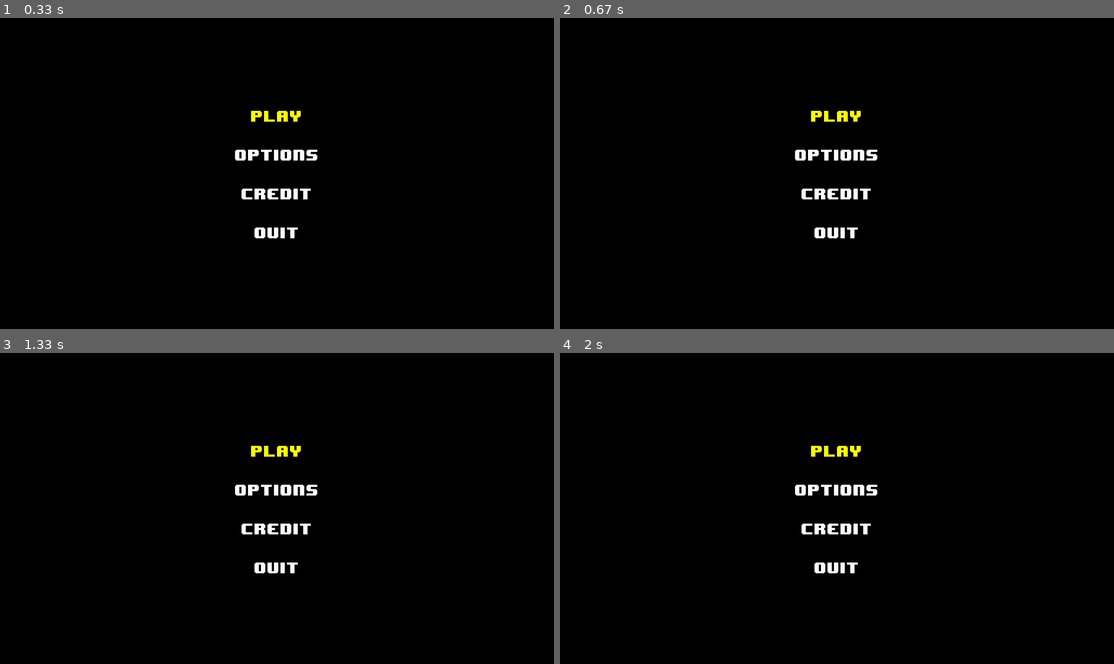
Above: before the commit, frames 1-4 (two rows, left to right).
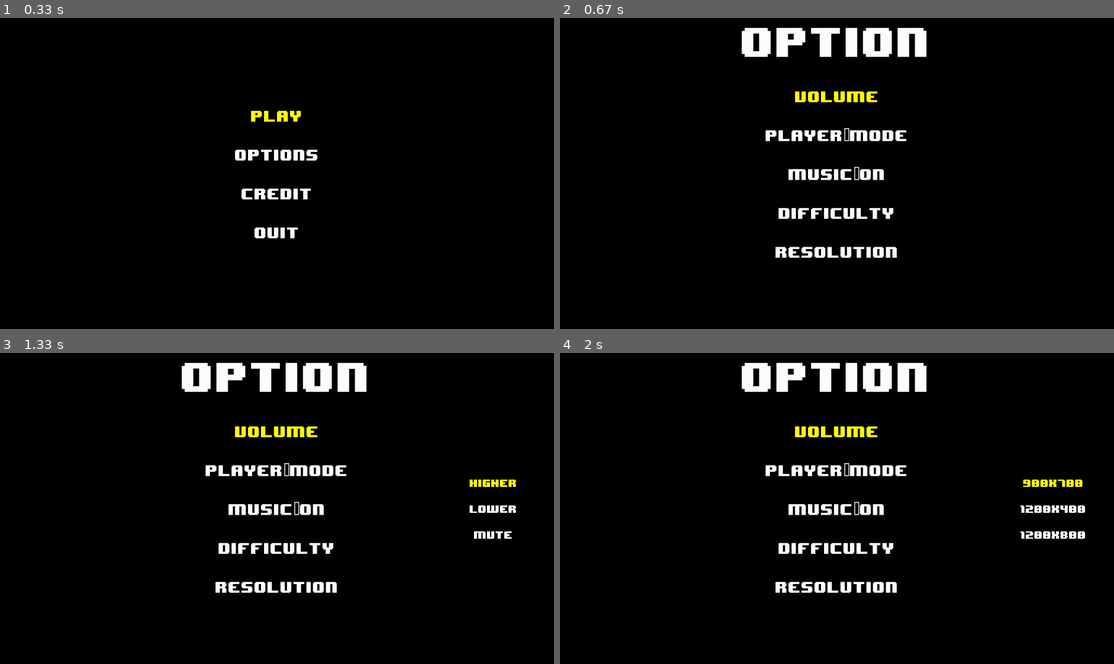
Above: after the commit, the same moments.

Repository: MohammadDallash/Gobblet-Ai-PYgame
Game: pygame game, started from main.py
Same seed, same stepped clock (60 frames per second), same inputs: the game is played once before the commit and once after it.
Inputs (mouse positions are in pixels of both pictures, inside the frame that each line leads up to):
- Up to frame 1 (0.33 s): no input
- Up to frame 2 (0.67 s): press the mouse at (837, 154) at 0.37 s; move the mouse to (897, 161) at 0.47 s; release the mouse at (964, 167) at 0.6 s
- Up to frame 3 (1.33 s): press the mouse at (277, 545) at 0.7 s; move the mouse to (299, 486) at 0.8 s; release the mouse at (326, 427) at 0.93 s; press the mouse at (493, 520) at 1.03 s; move the mouse to (404, 477) at 1.13 s; release the mouse at (315, 436) at 1.27 s
- Up to frame 4 (2 s): tap Enter at 1.33 s; press the mouse at (837, 586) at 1.7 s; move the mouse to (814, 586) at 1.8 s; release the mouse at (792, 589) at 1.93 s

Frame 1 is identical in both runs. In frame 2, 5.8% of the frame differs, in the area x 32-67%, y 3-78%; in frame 3, 6.2%; in frame 4, 6.5%, in the area x 32-95%, y 3-78%.

Commit message:
add option

Diff:
--- a/game.py
+++ b/game.py
@@ -172,3 +172,7 @@
 
             if pygame.mouse.get_pressed()[0]:  # left click
                self.actions["LEFT_MOUSE_KEY_PRESS"] = True
+    def window_resulotion(self, width, height):
+        self.DISPLAY_W, self.DISPLAY_H = width, height
+        self.display = pygame.Surface((self.DISPLAY_W, self.DISPLAY_H))
+        self.window = pygame.display.set_mode(((self.DISPLAY_W, self.DISPLAY_H)))
--- a/main.py
+++ b/main.py
@@ -1,4 +1,5 @@
 from game import Game
 g=Game()
 while g.running:
+
     g.game_loop()
--- a/states/credit.py
+++ b/states/credit.py
@@ -30,21 +30,6 @@
 
 
 
-        #         # List of contributors
-        # contributors = [
-        #             ("Leader", "Dallash"),
-        #             ("Developer", "Rana Hossny"),
-        #             ("Developer", "Sara Hossny"),
-        #         ]
-
-        # y_position = 100
-        # for role, name in contributors:
-        #     self.game.helper.draw_text(display,f'{role} : {name}',self.game.WHITE, 15, self.game.DISPLAY_W / 2, y_position)
-
-        #     y_position += 20
-
-
-
     def enter_state(self):
         super().enter_state()
 
--- /dev/null
+++ b/states/option.py
@@ -0,0 +1,152 @@
+
+from states.state import State
+
+from util.helpers import MenuGUI
+import pygame
+
+
+class Option(State):
+    def __init__(self, game):
+        State.__init__(self, game)
+        self.options_str = ['Volume', 'Player_Mode', 'Music_On', 'Difficulty', 'Resolution']
+        self.Volume_options = ['Higher', 'Lower', 'Mute']
+        self.Player_mode_options = ['Player to Player', 'Player to Computer', 'Computer t Computer']
+        self.Music_on_options = ['On', 'Off']
+        self.Difficulty_options = ['Easy', 'Hard']
+        self.Resolution_options = ['900x700', '1200x400', '1200x800']
+        self.volume='Higher'
+        self.PlayerMode='Player to Player'
+        self.Music='On'
+        self.Difficulty='Easy'
+        self.Resolution='900x700'
+
+        self.cur_option = 0
+        self.menuGUI = MenuGUI(self.game, self.options_str, self.cur_option, font_size=30, x_pos=self.game.DISPLAY_W / 2,
+                                justTxt=False)
+
+    def update(self, delta_time, actions):
+        self.cur_option = self.menuGUI.update_cur_opt(actions)
+        if actions['Esc']:
+            self.exit_state()
+
+        if actions['enter'] :
+            if self.cur_option == 0:
+                option_state=Option_select(self.game,self.Volume_options,'Volume_options',self)
+                option_state.enter_state()
+            elif self.cur_option == 1:
+                option_state=Option_select(self.game,self.Player_mode_options,"Player_mode_options",self)
+                option_state.enter_state()
+            elif self.cur_option == 2:
+                option_state=Option_select(self.game,self.Music_on_options,"Music_on_options",self)
+                option_state.enter_state()
+
+            elif self.cur_option == 3:
+                option_state=Option_select(self.game,self.Difficulty_options,"Difficulty_options",self)
+                option_state.enter_state()
+            elif self.cur_option == 4:
+                option_state=Option_select(self.game,self.Resolution_options,"Resolution_options",self)
+                option_state.enter_state()
+        if(actions['LEFT_MOUSE_KEY_PRESS']):
+            x,y=pygame.mouse.get_pos()
+            if self.menuGUI.mouse_collidepoint(x,y,0):
+                option_state=Option_select(self.game,self.Volume_options,'Volume_options',self)
+                option_state.enter_state()
+            if self.menuGUI.mouse_collidepoint(x,y,1):
+                option_state=Option_select(self.game,self.Player_mode_options,"Player_mode_options",self)
+                option_state.enter_state()
+            if self.menuGUI.mouse_collidepoint(x,y,2):
+                option_state=Option_select(self.game,self.Music_on_options,"Music_on_options",self)
+                option_state.enter_state()
+            if self.menuGUI.mouse_collidepoint(x,y,3):
+                option_state=Option_select(self.game,self.Difficulty_options,"Difficulty_options",self)
+                option_state.enter_state()
+            if self.menuGUI.mouse_collidepoint(x,y,4):
+                option_state=Option_select(self.game,self.Resolution_options,"Resolution_options",self)
+                option_state.enter_state()
+
+
+
+    def render(self, display):
+        display.fill(self.game.BLACK)
+        self.helper.draw_text(display, 'Option', self.game.WHITE, 80, self.game.DISPLAY_W / 2, 50)
+        self.menuGUI.render(display)
+    def enter_state(self):
+        super().enter_state()
+
+    def exit_state(self):
+        super().exit_state()
+    def set_music(self,val):
+        self.Music=val
+    def set_volume(self,val):
+        self.volume=val
+    def set_PlayerMode(self,val):
+        self.PlayerMode=val
+    def set_Difficulty(self,val):
+        self.Difficulty=val
+    def set_Resolutiony(self,val):
+        self.Resolution=val
+        x_str, y_str = self.Resolution.split('x')
+        x = int(x_str)
+        y = int(y_str)
+        self.game.window_resulotion(x,y)
+
+class Option_select(State):
+    def __init__(self, game, option, T, op):
+        State.__init__(self, game)
+
+        self.options_str = option
+        self.option_object = op
+        self.type = T  # Correct the assignment here
+
+        self.cur_option = self.get_choose()
+
+        self.menuGUI = MenuGUI(self.game, self.options_str, 0, font_size=20,
+                               x_pos=self.game.DISPLAY_W / 2 + 500, justTxt=False)
+
+    def get_choose(self):
+        if self.type == 'Volume_options':  # Correct the usage here
+            return self.options_str.index(self.option_object.volume)
+        elif self.type == 'Player_mode_options':
+            return self.options_str.index(self.option_object.PlayerMode)
+        elif self.type == 'Music_on_options':
+            return self.options_str.index(self.option_object.Music)
+        elif self.type == 'Difficulty_options':
+            return self.options_str.index(self.option_object.Difficulty)
+        elif self.type == 'Resolution_options':
+            return self.options_str.index(self.option_object.Resolution)
+    def set_choose(self):
+        if self.type == 'Volume_options':
+            self.option_object.set_volume(self.options_str[self.cur_option])
+        elif self.type == 'Player_mode_options':
+            self.option_object.set_PlayerMode(self.options_str[self.cur_option])
+        elif self.type == 'Music_on_options':
+            self.option_object.set_music(self.options_str[self.cur_option])
+        elif self.type == 'Difficulty_options':
+           self.option_object.set_Difficulty(self.options_str[self.cur_option])
+        elif self.type == 'Resolution_options':
+            self.option_object.set_Resolutiony(self.options_str[self.cur_option])
+
+    def update(self, delta_time, actions):
+        self.cur_option = self.menuGUI.update_cur_opt(actions)
+        if(actions['Esc']):
+           self.exit_state()
+        if(actions['enter']):
+            self.set_choose()
+            self.exit_state()
+        if(actions['LEFT_MOUSE_KEY_PRESS']):
+            x,y=pygame.mouse.get_pos()
+            if self.menuGUI.mouse_collidepoint(x,y,0) or self.menuGUI.mouse_collidepoint(x,y,1)or self.menuGUI.mouse_collidepoint(x,y,2)or self.menuGUI.mouse_collidepoint(x,y,0) :
+                self.set_choose()
+                self.exit_state()
+
+
+    def render(self,display):
+        self.menuGUI.render(display)
+
+
+
+    def enter_state(self):
+        super().enter_state()
+
+    def exit_state(self):
+        super().exit_state()
--- a/states/title.py
+++ b/states/title.py
@@ -2,6 +2,7 @@
 from states.credit import Credit
 from util.helpers import MenuGUI
 import pygame
+from states.option import Option
 
 
 
@@ -26,8 +27,8 @@
                 ## enter play state
                 pass
             elif (self.cur_option == 1):
-                ## enter options state
-                pass
+                option_state=Option(self.game)
+                option_state.enter_state()
             elif (self.cur_option == 2):
                 credit_state = Credit(self.game)
                 ##self.exit_state()## if we want to exit the tile state we woul un comment this but we want to keep them as we want to retrun back to them
@@ -43,9 +44,10 @@
         if(actions['LEFT_MOUSE_KEY_PRESS']):
             x,y=pygame.mouse.get_pos()
             if self.menuGUI.mouse_collidepoint(x,y,0):
-                pass
+                pass #using mouse in play state
             if self.menuGUI.mouse_collidepoint(x,y,1):
-                pass
+                option_state=Option(self.game)
+                option_state.enter_state()
             if self.menuGUI.mouse_collidepoint(x,y,2):
                 credit_state = Credit(self.game)
                 ##self.exit_state()## if we want to exit the tile state we woul un comment this but we want to keep them as we want to retrun back to them
--- a/util/helpers.py
+++ b/util/helpers.py
@@ -4,11 +4,11 @@
 class Helper:
     def __init__(self, game):
         self.game = game
-        pass
-    def load_assets():
+
+    def load_assets(self):
         pass
 
-    def draw_text(self, display, text, color ,size, x, y):
+    def draw_text(self, display, text, color, size, x, y):
         font = pygame.font.Font(self.game.font_name, size)
         text_surface = font.render(text, True, color)
         text_rect = text_surface.get_rect()
@@ -17,8 +17,10 @@
 
         return text_rect
 
-class MenuGUI():
-    def __init__(self, game,options_str, cur_option, font_size, x_pos, justTxt = False):
+
+
+class MenuGUI:
+    def __init__(self, game, options_str, cur_option, font_size, x_pos, justTxt=False):
         self.options_str = options_str
         self.n_options = len(self.options_str)
         self.cur_option = cur_option
@@ -26,36 +28,29 @@
         self.x_pos = x_pos
         self.game = game
         self.justTxt = justTxt
-        self.rec=[]
+        self.rec = []
+        self.display = None
+
+    def update_cur_opt(self, actions):
+        if actions['up'] and (not self.justTxt):
+            self.cur_option = max(0, self.cur_option - 1)
+        elif actions['down'] and (not self.justTxt):
+            self.cur_option = min(self.n_options - 1, self.cur_option + 1)
+        return self.cur_option
 
 
-    def update_cur_opt(self, actions):
-        if (actions['up'] == True and (not self.justTxt )):
-            self.cur_option = max(0, self.cur_option -1)
+    def render(self, display):
+        self.display = display
+        width_menu = 3 * self.font_size * self.n_options - 3 * self.font_size
+        start_y = (self.game.DISPLAY_H - width_menu) // 2
+        for idx, options_txt in enumerate(self.options_str):
+            color = self.game.YELLOW if idx == self.cur_option and not self.justTxt else self.game.WHITE
+            text_rect = self.game.helper.draw_text(
+                display, options_txt, color, self.font_size, self.x_pos, start_y + idx * 3 * self.font_size
+            )
+            self.rec.append(text_rect)
 
-        elif (actions['down']== True and (not self.justTxt )):
-            self.cur_option = min(self.n_options-1, self.cur_option +1)
-
-        return self.cur_option
-
-    def render(self, display):
-        width_menu = 3*self.font_size*self.n_options - 3*self.font_size
-        start_y =  (self.game.DISPLAY_H - width_menu)//2
-        darwing_idx = 0
-        for options_txt in self.options_str :
-            if (darwing_idx == self.cur_option and not self.justTxt ):
-                color = self.game.YELLOW
-            else:
-                color = self.game.WHITE
-
-            self.rec.append(self.game.helper.draw_text(display, options_txt, color, self.font_size , self.x_pos, start_y ))
-            start_y += 3*self.font_size
-            darwing_idx+=1
-
-
-
-## mouse
-    def mouse_collidepoint(self,x,y,index):
+    def mouse_collidepoint(self, x, y, index):
         return self.rec[index].collidepoint(x, y)
 
 ## load game background music [music1, music2]
